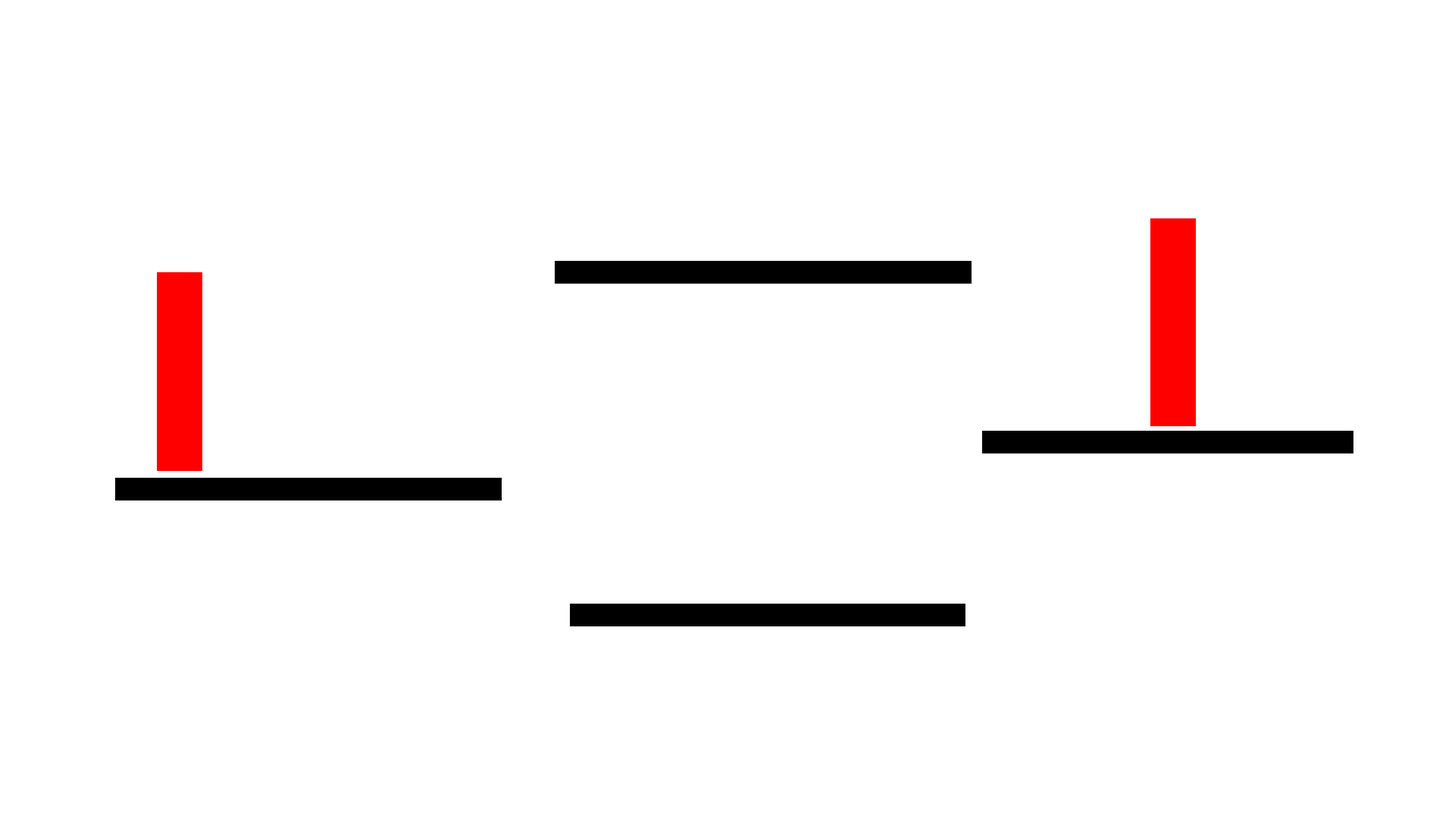
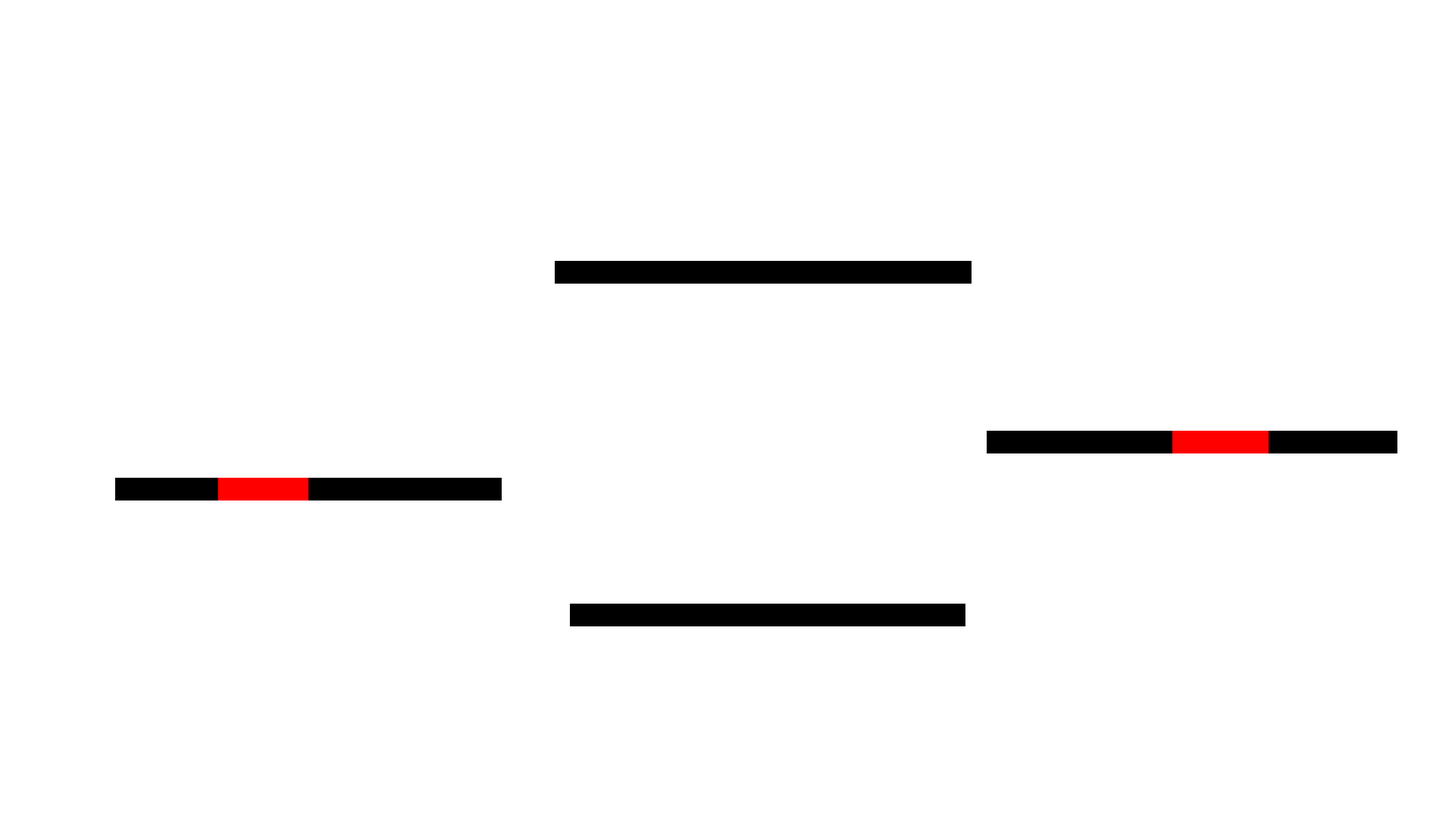
Before/after of a (1455, 819) layered artwork. What changed in the layer stack:
added layer "Form 3 Kopie 2" above "Form 5" over [1353,430,1398,454]
moved "Form 5" above "Form 3", painted on it over [156,272,309,501]
painted on "Form 3" over [982,430,1269,454]
added layer "Form 3 Kopie" above "Form 2" over [1172,430,1269,454]
removed layer "Form 6" over [1150,218,1197,426]
